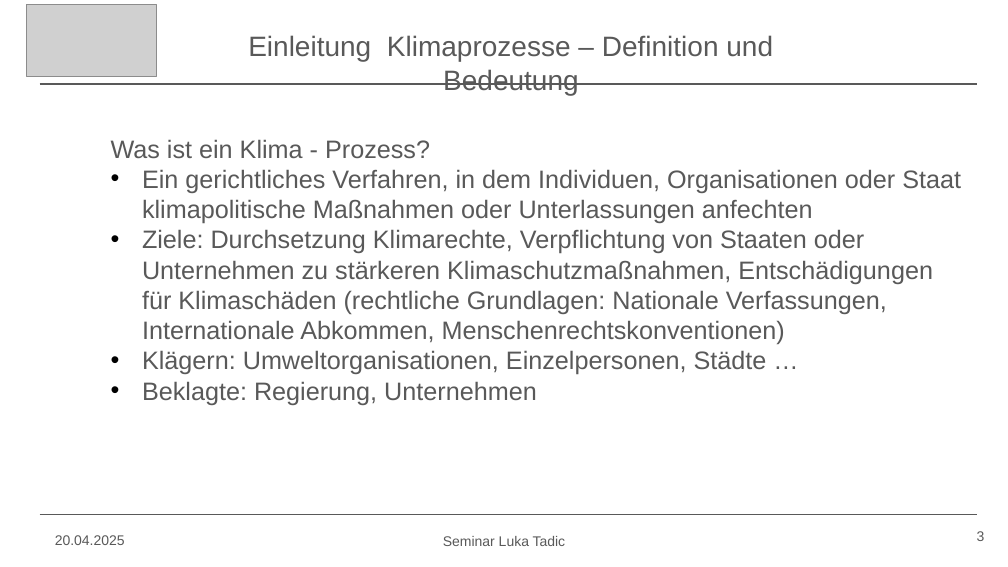
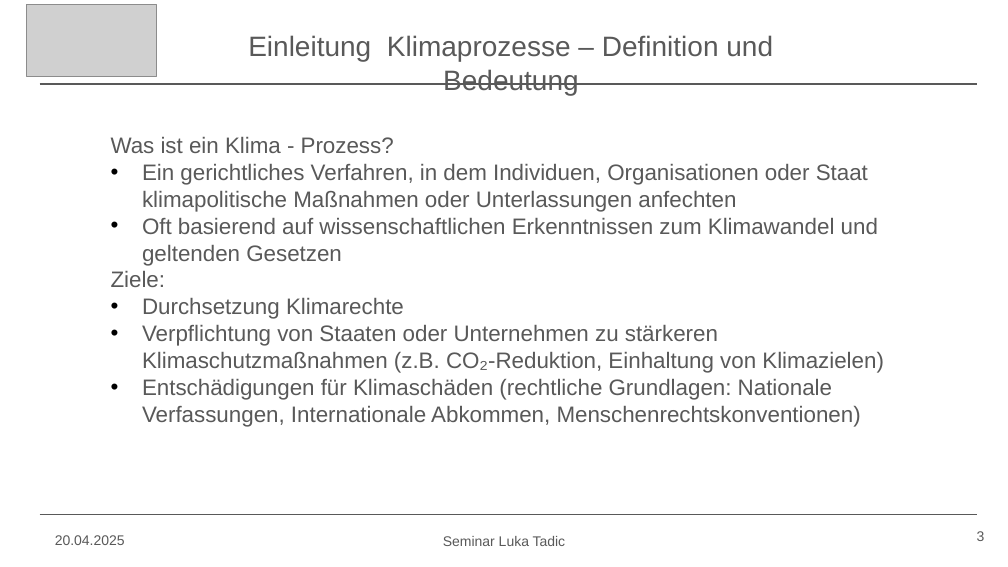
Before and after one commit to Lukiano12/Seminar, a slide deck: slide 3 of Seminar Präsentation.pptx. Drawn at 1008x567 pixels with LibreOffice and Linux fonts; fonts in the diff are those of the drawing; grey boxes stand for pictures. Boxes give left, top, right and bottom in pixels: in the first picture for what was removed or moved away, otherwise in the second. Text is boxed around its words. In the diff, an @@ line names an element or a change of style, - is before the commit and + after.

```diff
--- a/Seminar Präsentation.pptx
+++ b/Seminar Präsentation.pptx
@@ text at (x1=111, y1=137, x2=868, y2=212): size 18 to 16 pt in "Was ist ein Klima - Prozess?", "Ein gerichtliches Verfahren, in dem Individuen, Organisation ..." @@
@@ text at (x1=111, y1=218, x2=884, y2=427): text changed; size 18 to 16 pt @@
-  • Ziele: Durchsetzung Klimarechte, Verpflichtung von Staaten oder Unternehmen zu stärkeren Klimaschutzmaßnahmen, Entschädigungen für Klimaschäden (rechtliche Grundlagen: Nationale Verfassungen, Internationale Abkommen, Menschenrechtskonventionen)
-  • Klägern: Umweltorganisationen, Einzelpersonen, Städte …
-  • Beklagte: Regierung, Unternehmen
+  • Oft basierend auf wissenschaftlichen Erkenntnissen zum Klimawandel und geltenden Gesetzen
+  Ziele:
+  • Durchsetzung Klimarechte
+  • Verpflichtung von Staaten oder Unternehmen zu stärkeren Klimaschutzmaßnahmen (z.B. CO₂-Reduktion, Einhaltung von Klimazielen)
+  • Entschädigungen für Klimaschäden (rechtliche Grundlagen: Nationale Verfassungen, Internationale Abkommen, Menschenrechtskonventionen)
```
Also in this commit, not shown: 8 other slides changed, 10 slides added.
